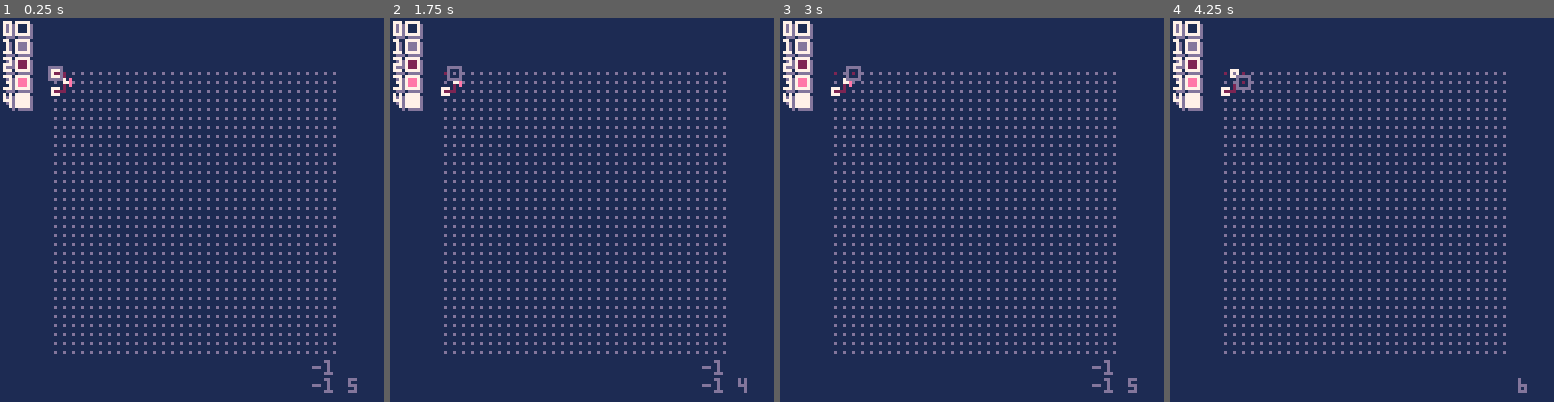
Above: before the commit, frames 1-4 (left to right).
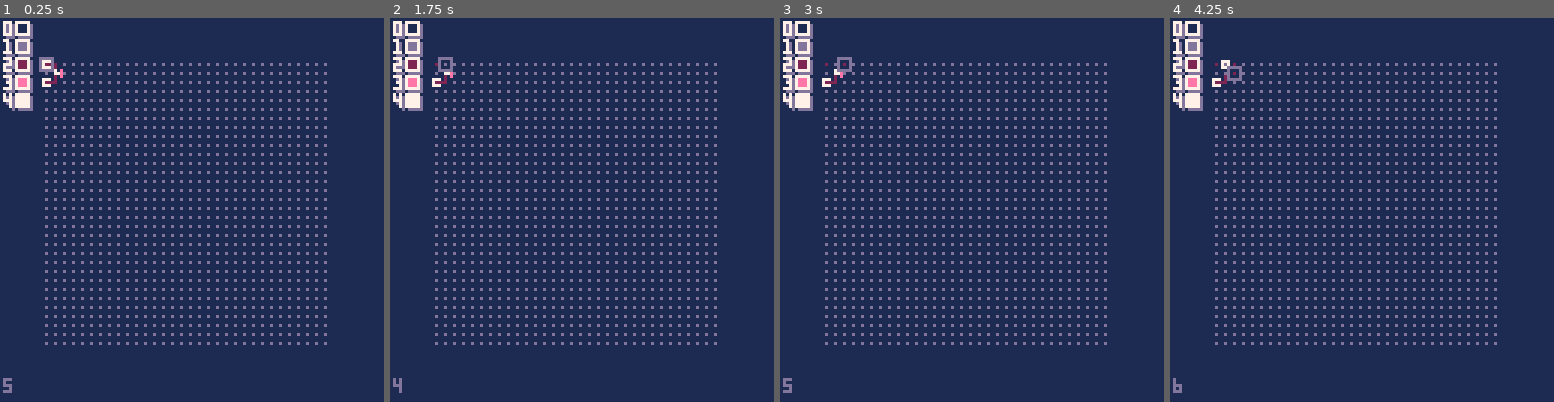
Above: after the commit, the same moments.

Repository: SestrenExsis/NANDGate
Game: PICO-8 cartridge nandgate.p8
The game is run twice, just before and just after one commit, with the same random seed, the same clock (stepped at 60 frames per second) and the same inputs.
Inputs:
- Up to frame 1 (0.25 s): no input
- Up to frame 2 (1.75 s): tap X (X key) at 0.33, 1.07 s; tap O (Z key) at 0.7, 1.7 s; hold Right from 1.6 s (still down)
- Up to frame 3 (3 s): tap X (X key) at 1.85, 2.97 s; release Right at 2.1 s; tap O (Z key) at 2.1, 2.5, 2.9 s; hold Up 2.15-2.42 s; hold Right from 2.47 s (still down)
- Up to frame 4 (4.25 s): release Right at 3.03 s; hold Left 3.08-3.58 s; tap O (Z key) at 3.3, 3.7, 4.1 s; hold Down 3.63-3.97 s; hold Right from 4.02 s (still down); tap X (X key) at 4.08 s

The runs differ from the first frame. In frame 1, 1.5% of the frame differs, in the area x 0-93%, y 10-98%; in frame 2, 1.4%; in frame 3, 1.4%; in frame 4, 1.3%.

Commit message:
Fix duplicate signal propagation bug

Diff:
--- a/nandgate.p8
+++ b/nandgate.p8
@@ -178,7 +178,7 @@
 		pal(i,_pal[i],1)
 	end
 	-- grid
-	_grid=newgrid(32,32,15,15)
+	_grid=newgrid(32,32,12,12)
 	_rw=1
 	_cl=1
 	local w=_grid.wd
@@ -220,6 +220,7 @@
 			local ofs=g.dirs[out]
 			local n=idx+ofs
 			if (
+				n!=idx and
 				n>=1 and
 				n<=#g.dat and
 				g.dat[n]!=0
@@ -382,8 +383,6 @@
 					) then
 						c=2
 					end
-					print(dvc.ltika,104,114,1)
-					print(dvc.ltikb,104,120,1)
 					rectfill(x+2,y-1,x+2,y+1,c)
 				end
 			end
@@ -393,7 +392,8 @@
 	local lt=_cl*3+_grid.lft
 	local tp=_rw*3+_grid.top
 	rect(lt-2,tp-2,lt+2,tp+2,1)
-	print(#_grid.dvcs,116,120,1)
+	-- draw debug info
+	print(#_grid.dvcs,1,120,1)
 end
 __gfx__
 00000000000000000000000000000000000000000000000000000000000000000000000000000000000000000000000000000000000000000000000000000000
